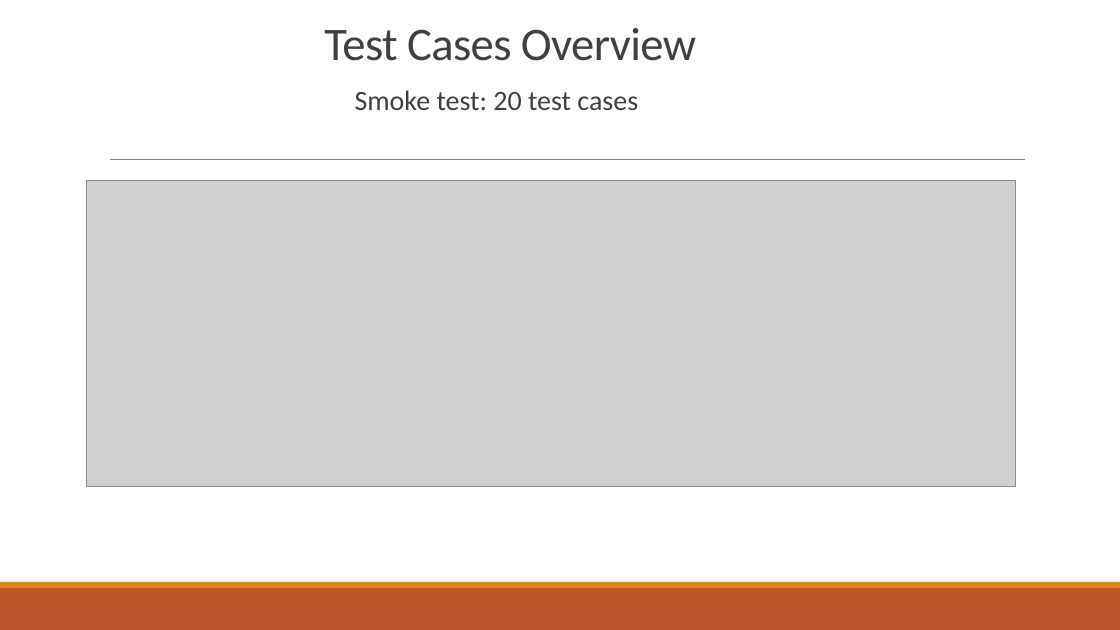
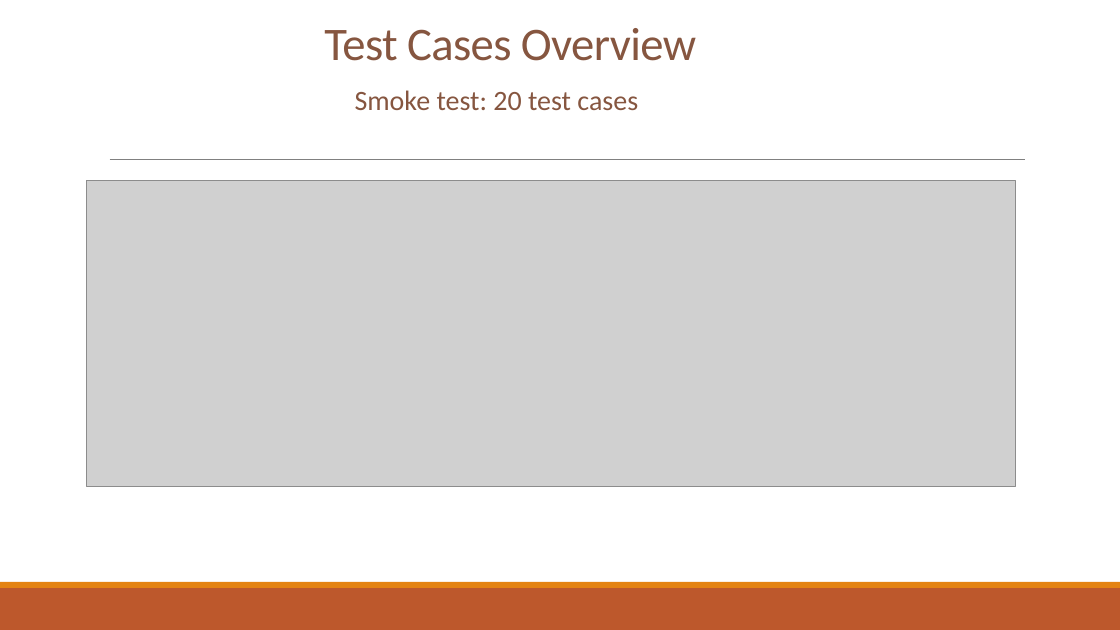
Before and after one commit to corinaradu/siit-testing, a slide deck: slide 7 of final-project/virtual-cards/virtual-cards.pptx. Drawn at 1120x630 pixels with LibreOffice and Linux fonts; fonts in the diff are those of the drawing; grey boxes stand for pictures. Boxes give left, top, right and bottom in pixels: in the first picture for what was removed or moved away, otherwise in the second. Text is boxed around its words. In the diff, an @@ line names an element or a change of style, - is before the commit and + after.

```diff
--- a/final-project/virtual-cards/virtual-cards.pptx
+++ b/final-project/virtual-cards/virtual-cards.pptx
@@ title "Test Cases Overview" at (324,28,696,61): text colour #404040 to #865640 @@
@@ text "Smoke test: 20 test cases" at (355,90,638,110): text colour #404040 to #865640 @@
```
Also in this commit, not shown: 7 other slides changed, 4 other files.
